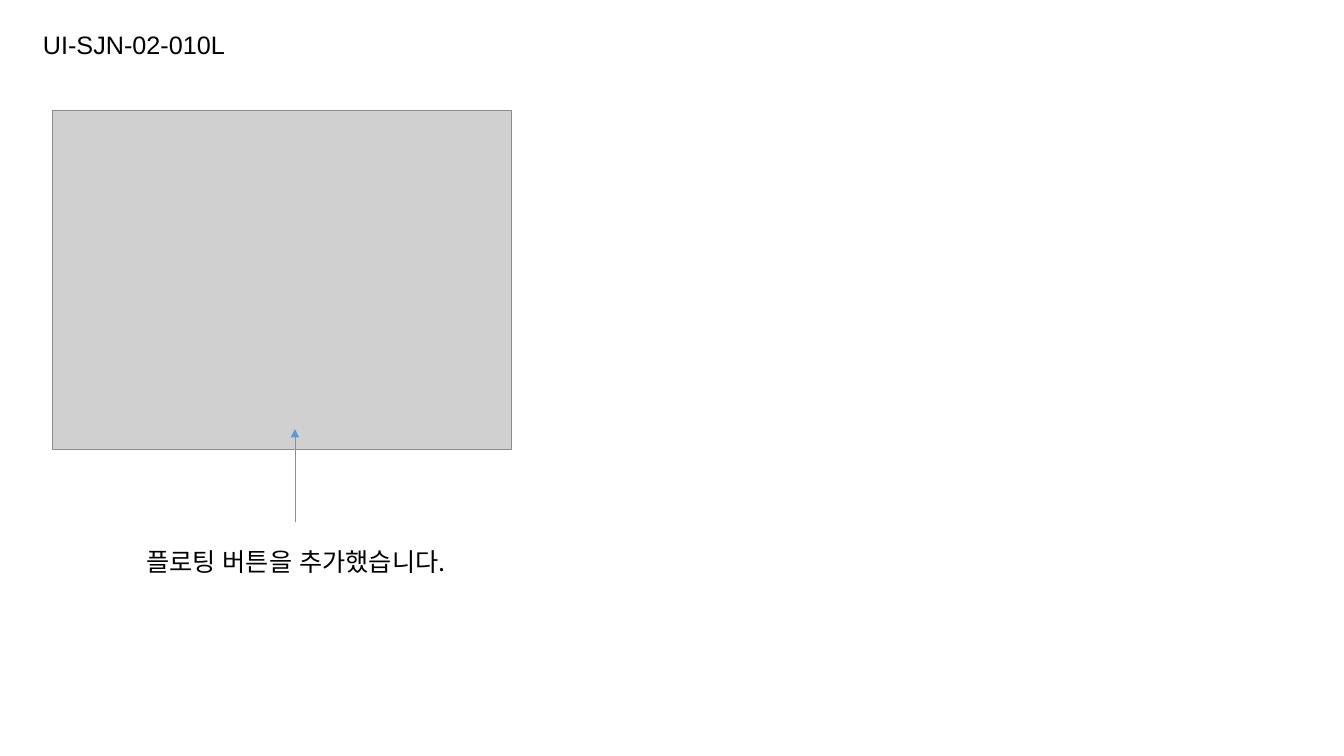
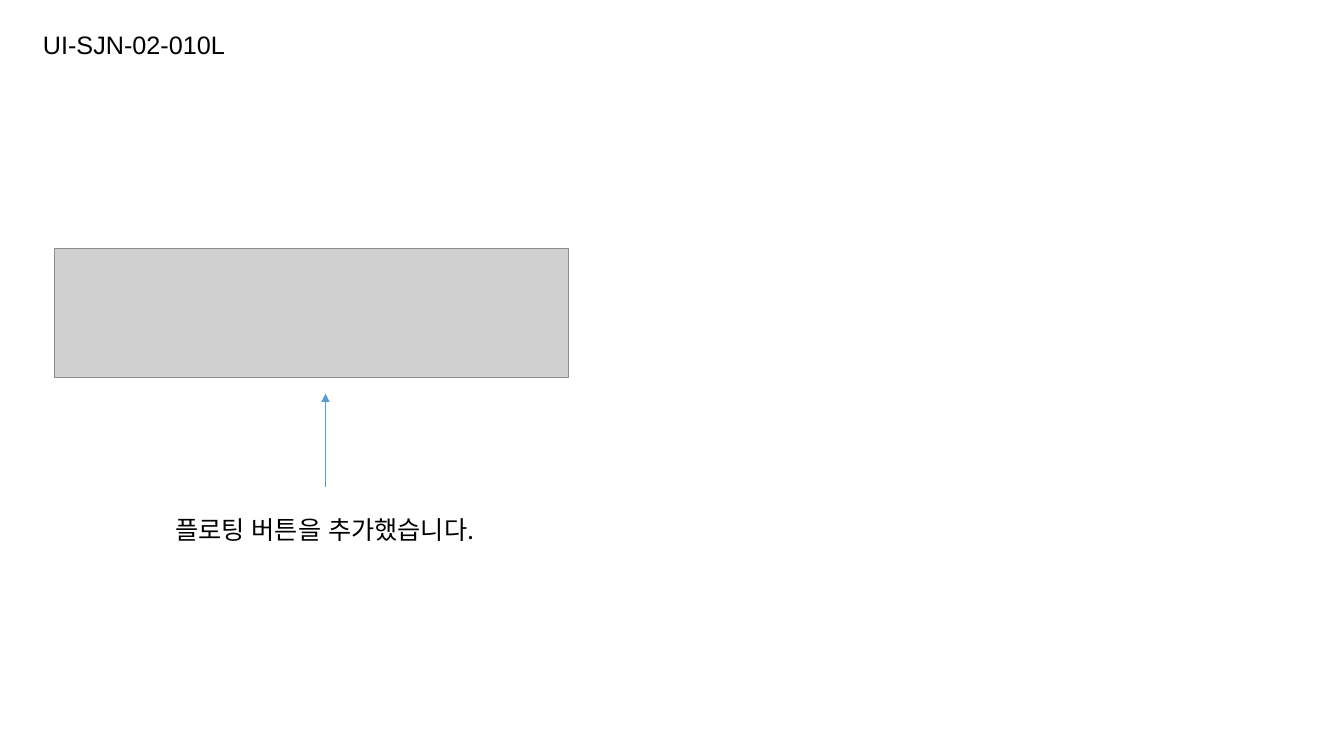
Before and after one commit to jeoungGyy/sejong, a slide deck: slide 2 of ppt/05-17.pptx. Drawn at 1344x756 pixels with LibreOffice and Linux fonts; fonts in the diff are those of the drawing; grey boxes stand for pictures. Boxes give left, top, right and bottom in pixels: in the first picture for what was removed or moved away, otherwise in the second. Text is boxed around its words. In the diff, an @@ line names an element or a change of style, - is before the commit and + after.

```diff
--- a/ppt/05-17.pptx
+++ b/ppt/05-17.pptx
@@ picture removed at [52, 111, 511, 451] @@
@@ picture added at [55, 248, 569, 377] @@
@@ arrow moved from (295, 522) - (295, 430) to (326, 487) - (326, 393) @@
@@ text "플로팅 버튼을 추가했습니다.": place and size @@
-text "플로팅 버튼을 추가했습니다." at [146, 550, 445, 573]
+text "플로팅 버튼을 추가했습니다." at [175, 518, 474, 541]
```
Also in this commit, not shown: 1 other slide changed, 6 other files.
